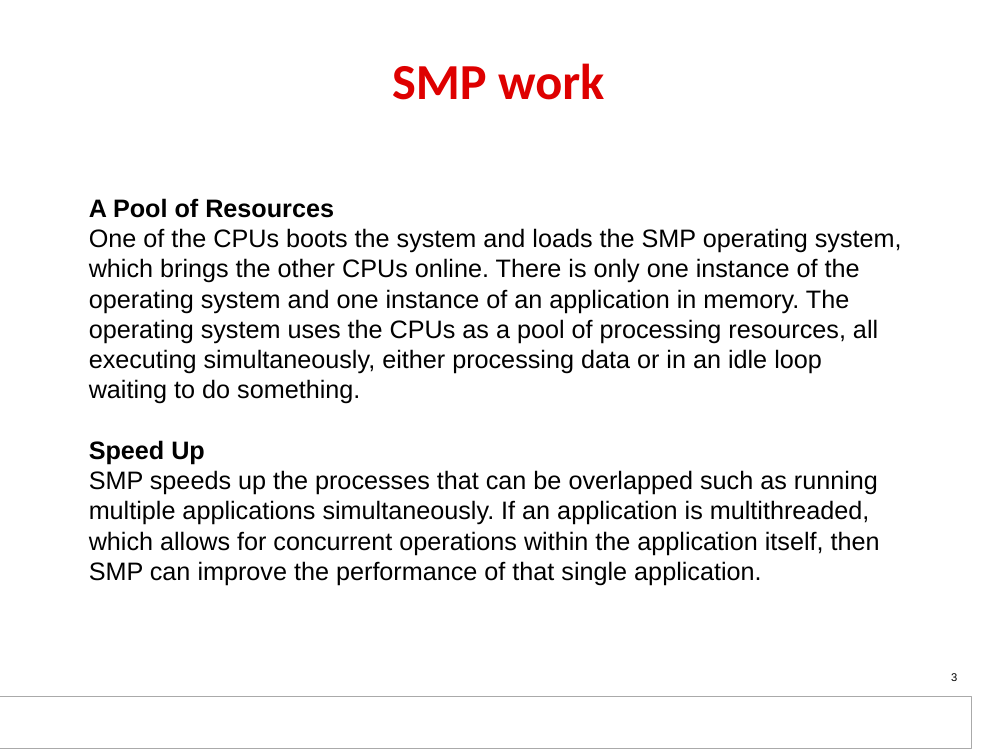
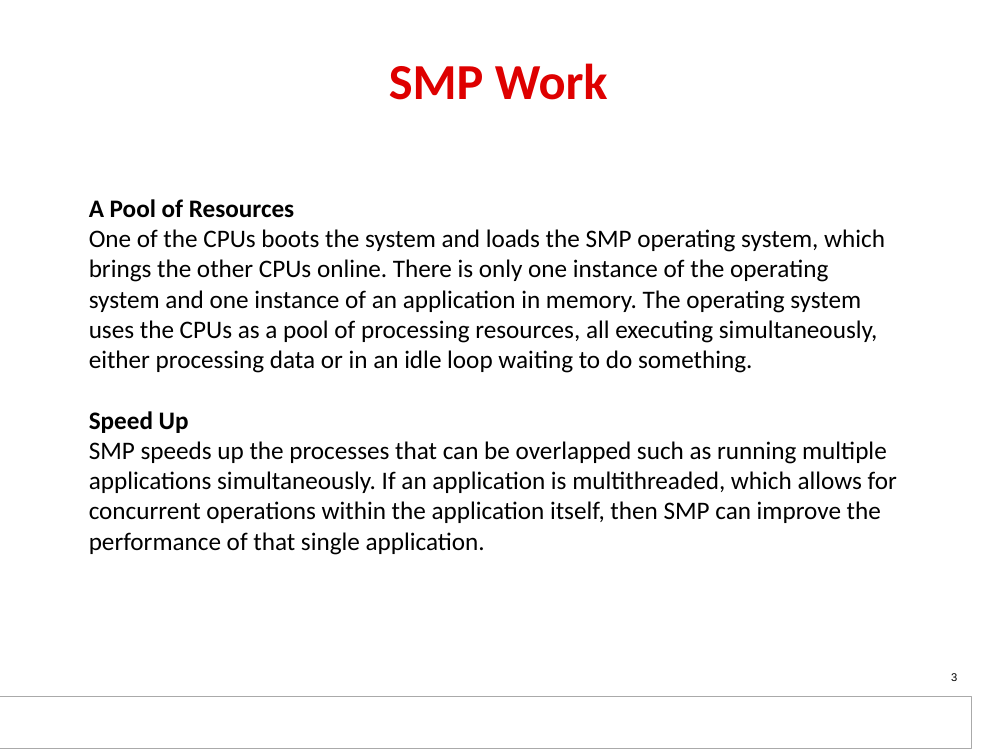
Before and after one commit to hari1989/keystone-workshop, a slide deck: slide 3 of slides/SMP_basic.pptx. Drawn at 1008x756 pixels with LibreOffice and Linux fonts; fonts in the diff are those of the drawing; background and template pictures are left out. Boxes give left, top, right and bottom in pixels: in the first picture for what was removed or moved away, otherwise in the second. Text is boxed around its words. In the diff, an @@ line names an element or a change of style, - is before the commit and + after.

```diff
--- a/slides/SMP_basic.pptx
+++ b/slides/SMP_basic.pptx
@@ title at box(389, 63, 608, 100): text changed @@
-SMP work
+SMP Work
@@ text "A Pool of Resources One ..." at box(89, 199, 897, 555): font Arial to Calibri @@
```
Also in this commit, not shown: 9 other slides changed, 2 other files.
